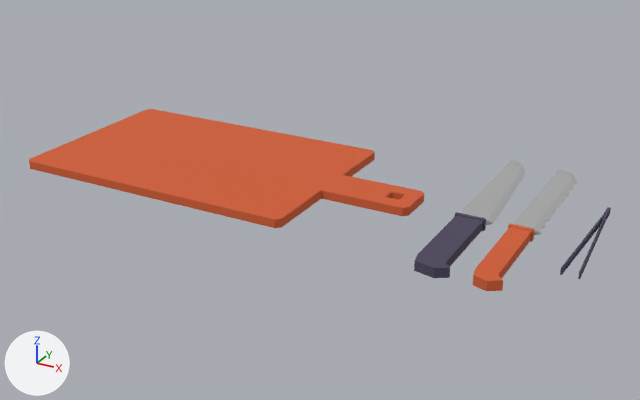
Before and after pictures for a commit that changed the FBX model Assets/3D Assets/Ship/Station_Cutting.fbx.
Camera for both pictures: a 50 mm camera at (0.329, -0.439, 0.211) aimed at (0.085, 0.005, -0.01). Arrows for +X, +Y and +Z are at lower left; the lights stay in place. The older version comes first.

Objects in the first picture: 'CutBoard', 'CutBreadKnife', 'CutKnife', 'CutPincers'.
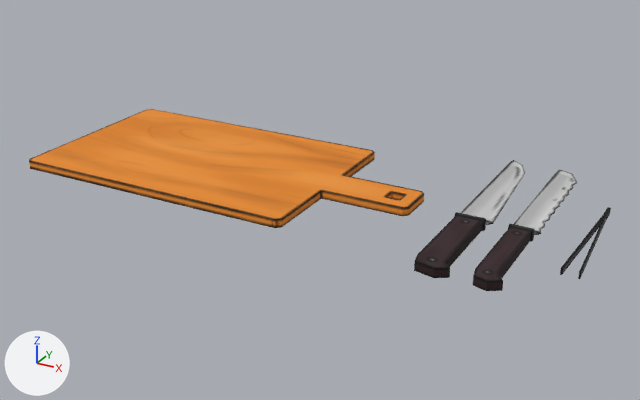
Where the newer file only moved an object's origin or applied its transform, the numbers keep the older frame.

Boxes (x1, y1, x2, y2) around the edits, measured in the pictures (640 x 400 px):
'CutBoard', surface changed
    both: (29, 109, 424, 228)
'CutKnife', surface changed
    both: (414, 160, 525, 278)
'CutBreadKnife', surface changed
    both: (473, 170, 577, 291)
'CutPincers', surface changed
    both: (560, 207, 611, 279)

The change in detail:
Picture 'Stations_Text.png' (img_stations_text_png) is new.
Material 'M_ShipIndoor' (mat_m_shipindoor) changes its picture from img_textinterior_png to img_stations_text_png.
me_cube_016 has 144 vertices, 140 faces and spans x 0.209..0.226, y -0.075..0.091, z 0.0..0.007.
me_cube_016 is used by ob_cutbreadknife; location (0.0, 0.0, 0.0).
me_cube_016 part 3: texture (UV) coordinates of 140 of 140 faces, centred in x 0.209..0.225, y -0.073..0.09, z 0.0..0.007, changed; they spanned u 0.61..0.66, v 0.96..0.99 and now span u 0.34..0.47, v 0.04..0.15.
me_cube_026 has 40 vertices, 30 faces and spans x -0.094..0.151, y -0.062..0.062, z 0.0..0.005.
me_cube_026 is used by ob_cutboard; location (0.0, 0.0, 0.0).
me_cube_026 part 1: texture (UV) coordinates of 30 of 30 faces, centred in x -0.094..0.151, y -0.062..0.062, z 0.0..0.005, changed; they spanned u 0.47..0.63, v 0.95..0.99 and now span u 0.32..0.56, v 0.0..0.11.
me_cube_077 has 54 vertices, 50 faces and spans x 0.179..0.199, y -0.075..0.094, z 0.0..0.007.
me_cube_077 is used by ob_cutknife; location (0.0, 0.0, 0.0).
me_cube_077 part 2: texture (UV) coordinates of 50 of 50 faces, centred in x 0.179..0.197, y -0.073..0.09, z 0.0..0.007, changed; they spanned u 0.64..0.7, v 0.96..1.0 and now span u 0.34..0.55, v 0.04..0.16.
